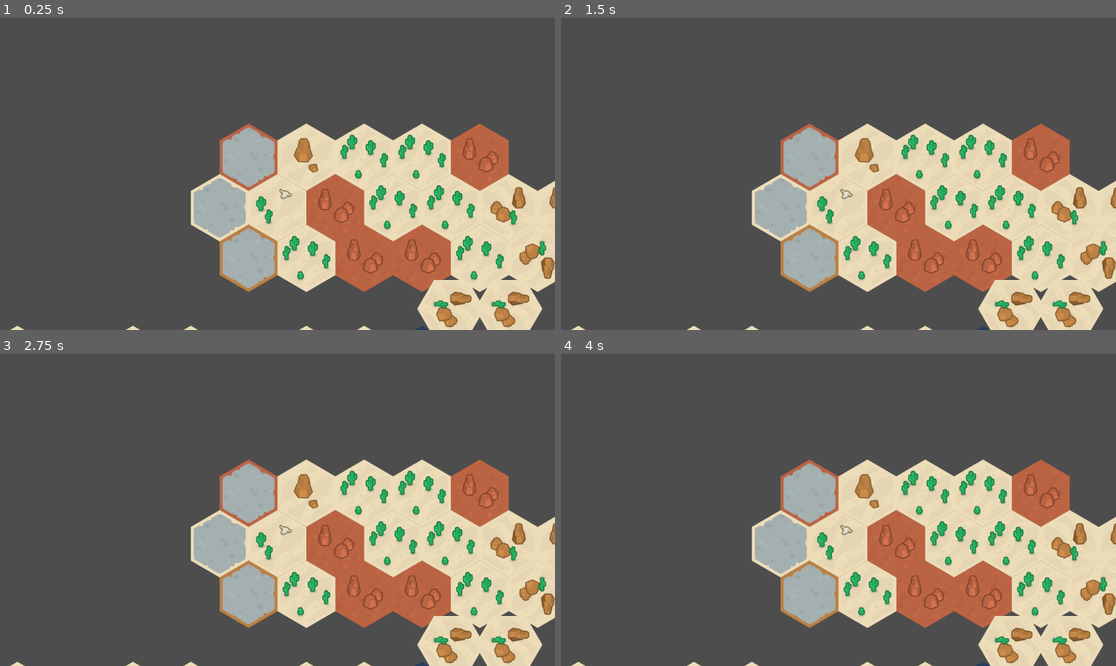
Above: before the commit, frames 1-4 (two rows, left to right).
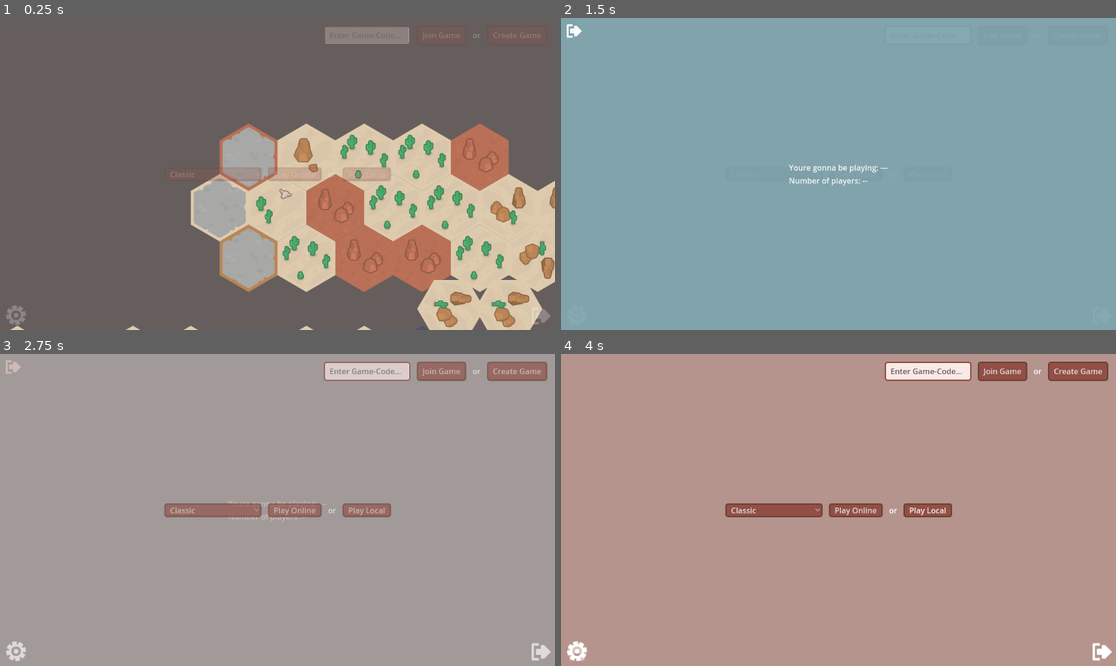
Above: after the commit, the same moments.

Repository: MironFoerster/HexChess
Game: Godot game, scene res://main.tscn
Same seed, same stepped clock (60 frames per second), same inputs: the game is played once before the commit and once after it.
Inputs (mouse positions are in pixels of both pictures, inside the frame that each line leads up to):
- Up to frame 1 (0.25 s): no input
- Up to frame 2 (1.5 s): click (1005, 36) at 0.5 s, where only the run after the commit has a clickable "Join Game"; click (771, 174) at 1.25 s, where only the run after the commit has a clickable "Classic"
- Up to frame 3 (2.75 s): click (11, 366) at 2.02 s
- Up to frame 4 (4 s): click (771, 510) at 2.75 s, where only the run after the commit has a clickable "Classic"; click (927, 510) at 3.5 s, where only the run after the commit has a clickable "Play Local"

The runs differ from the first frame. In frame 1, 70% of the frame differs, in the area x 0-100%, y 0-100%; in frame 2, 100%; in frame 3, 96%; in frame 4, 100%.
Error before the commit: Parse Error: Identifier "GlobalNetworking" not declared in the current scope. (res://scripts/ui/home_page.gd:26)

Commit message:
way better networking setup

Diff:
--- a/project.godot
+++ b/project.godot
@@ -17,6 +17,7 @@
 [autoload]
 
 GlobalAudio="*res://scripts/autoloads/global_audio.gd"
+GlobalNetworking="*res://scripts/autoloads/global_networking.gd"
 
 [input]
 
--- /dev/null
+++ b/scripts/autoloads/global_networking.gd
@@ -0,0 +1,140 @@
+extends Node
+
+# players relevant to the server
+var connected_players: Array[PlayerData] = [PlayerData.new(3, "bob")]
+#{
+	#"id": 3,
+	#"nickname": "bob"
+#}
+
+# players relevant to the client
+var joined_players: Array[PlayerData] = [PlayerData.new(3, "bob")]
+
+var sessions: Array[SessionData] = [SessionData.new("Session2", "private", 4, [3,4,5,6], "123456")]
+#{
+	#"node_name": "Session2",
+	#"type": "private", # / "public"
+	#"admin_id": 4,
+	#"player_ids": [3,4,5,6],
+	#"game_code": "123456",
+#}
+
+# These signals can be connected to by a UI lobby scene or the game scene.
+signal player_connected(peer_id, player_info)
+signal player_disconnected(peer_id)
+signal server_disconnected
+
+var server_ip = "172.20.32.1"
+var port = 3000
+var max_connected_players = 20
+
+
+var _connect_success_callback = null
+var _connect_failure_callback = null
+
+# Called when the node enters the scene tree for the first time.
+func _ready() -> void:
+	# signals for server and clients
+	multiplayer.peer_connected.connect(_on_player_connected)
+	multiplayer.peer_disconnected.connect(_on_player_disconnected)
+	# signals only for clients
+	multiplayer.connected_to_server.connect(_on_connect_success)
+	multiplayer.connection_failed.connect(_on_connect_failure)
+	multiplayer.server_disconnected.connect(_on_server_disconnected)
+
+func start_server():
+	var peer = ENetMultiplayerPeer.new()
+	peer.set_bind_ip("0.0.0.0")
+	var err = peer.create_server(port, max_connected_players)
+	if err != OK:
+		print("Failed to start server: %d" % err)
+		return
+	multiplayer.multiplayer_peer = peer
+	print("Server started on port %d" % port)
+
+
+func connect_to_server(ip, port, on_success: Callable, on_failure: Callable):
+	var peer = ENetMultiplayerPeer.new()
+	var err = peer.create_client(server_ip, port)
+	if err != OK:
+		push_error("Failed to create client: %d" % err)
+		return
+	print("Connecting to server...")
+	multiplayer.multiplayer_peer = peer
+	_connect_success_callback = on_success
+	_connect_failure_callback = on_failure
+
+func _on_player_connected(id):
+	if multiplayer.is_server():
+		print("A client connected.")
+	else:
+		print("Another player connected.")
+
+func _on_player_disconnected(id):
+	#TODO
+	#players.erase(id)
+	player_disconnected.emit(id)
+
+func _on_connect_success():
+	print("Connected to server!")
+	if _connect_success_callback:
+		_connect_success_callback.call()
+		_connect_success_callback = null
+
+func _on_connect_failure():
+	print("Failed to connect to server")
+	if _connect_failure_callback:
+		_connect_failure_callback.call()
+		_connect_failure_callback = null
+
+func _on_server_disconnected():
+	multiplayer.multiplayer_peer = null
+	joined_players.clear()
+	server_disconnected.emit()
+
+
+func check_join_code(code: String):
+	_check_join_code.rpc_id(1, code)
+
+@rpc("any_peer", "call_remote", "reliable")
+func _check_join_code(code: String):
+	for session in sessions:
+		if code == session.game_code:
+			_player_joined.rpc(connected_players.find(func(p): return p.id == multiplayer.get_remote_sender_id()))
+	#multiplayer.get_remote_sender_id()
+
+@rpc("any_peer", "call_remote", "reliable")
+func _player_joined(player: PlayerData):
+	#TODO handle self sifferently than others
+	joined_players.append(player)
+
+
+
+
+
+## LEFTOVERS ##
+
+#@rpc("any_peer", "reliable")
+#func _register_player(new_player_info):
+	#var new_player_id = multiplayer.get_remote_sender_id()
+	##players[new_player_id] = new_player_info
+	#player_connected.emit(new_player_id, new_player_info)
+#
+#func send_move(move_data: Dictionary) -> void:
+	#if current_turn != player_id:
+		#print("Not your turn!")
+		#return
+	#rpc_id(1, "make_move", player_id, move_data)
+#
+#@rpc("call_remote")
+#func update_state(new_state: Dictionary) -> void:
+	#game_state = new_state
+	#print("Game state updated: %s" % str(game_state))
+#
+#@rpc("call_remote")
+#func update_turn(turn_player_id: int) -> void:
+	#current_turn = turn_player_id
+	#if current_turn == player_id:
+		#print("Your turn!")
+	#else:
+		#print("Player %d's turn" % current_turn)
--- a/scripts/main.gd
+++ b/scripts/main.gd
@@ -1,126 +1,9 @@
 extends Node
-
-# These signals can be connected to by a UI lobby scene or the game scene.
-signal player_connected(peer_id, player_info)
-signal player_disconnected(peer_id)
-signal server_disconnected
-
-var server_ip = "172.20.32.1"
-var port = 3000
-var max_players = 2
-var player_id = -1
-var current_turn = -1
-var game_state = {}
-
-@export var TileScene: PackedScene
-var map_radius: int = 5
-
 
 # Called when the node enters the scene tree for the first time.
 func _ready() -> void:
-	# signals for server and clients
-	multiplayer.peer_connected.connect(_on_player_connected)
-	multiplayer.peer_disconnected.connect(_on_player_disconnected)
-	# signals only for clients
-	multiplayer.connected_to_server.connect(_on_connected)
-	multiplayer.connection_failed.connect(_on_connection_failed)
-	multiplayer.server_disconnected.connect(_on_server_disconnected)
-
 	if OS.has_feature("server") or "--server" in OS.get_cmdline_args():  # or check CLI args
-		_start_server()
+		GlobalNetworking.start_server()
 	else:
 		pass
 		#start intro sequence
-
-func _start_server():
-	var peer = ENetMultiplayerPeer.new()
-	peer.set_bind_ip("0.0.0.0")
-	var err = peer.create_server(port, max_players)
-	if err != OK:
-		print("Failed to start server: %d" % err)
-		return
-	multiplayer.multiplayer_peer = peer
-	print("Server started on port %d" % port)
-
-
-@rpc("any_peer", "reliable")
-func _register_player(new_player_info):
-	var new_player_id = multiplayer.get_remote_sender_id()
-	#players[new_player_id] = new_player_info
-	player_connected.emit(new_player_id, new_player_info)
-
-
-func _on_player_connected(id):
-	if multiplayer.is_server():
-		print("A client connected.")
-
-func _on_player_disconnected(id):
-	#players.erase(id)
-	player_disconnected.emit(id)
-
-func _on_connected():
-	print("Connected to server!")
-	player_id = multiplayer.get_unique_id()
-	#rpc_id(1, "register_player", player_id)  # Server peer ID is 1
-
-func _on_connection_failed():
-	print("Failed to connect to server")
-
-func _on_server_disconnected():
-	multiplayer.multiplayer_peer = null
-	#players.clear()
-	server_disconnected.emit()
-
-func send_move(move_data: Dictionary) -> void:
-	if current_turn != player_id:
-		print("Not your turn!")
-		return
-	rpc_id(1, "make_move", player_id, move_data)
-
-@rpc("call_remote")
-func update_state(new_state: Dictionary) -> void:
-	game_state = new_state
-	print("Game state updated: %s" % str(game_state))
-
-@rpc("call_remote")
-func update_turn(turn_player_id: int) -> void:
-	current_turn = turn_player_id
-	if current_turn == player_id:
-		print("Your turn!")
-	else:
-		print("Player %d's turn" % current_turn)
-
-
-func ripple (tile: Node3D) -> void:
-	for distance in range(map_radius*2 +1):
-		for t in $Tiles.get_children():
-			if t.coordinates.distance_to(tile.coordinates) == distance:
-				t.toggle_highlight()
-				#t.get_node("AnimationPlayer").play("bump")
-		await get_tree().create_timer(0.06).timeout
-
-func generate_map(radius: int):
-	if TileScene:
-		for q in range(-radius, radius+1):
-			for r in range(-radius, radius+1):
-				for s in range(-radius, radius+1):
-					if q + r + s == 0:
-						var tile_instance = TileScene.instantiate()
-						tile_instance.call_deferred("set_name", "Tile")
-						$Tiles.add_child(tile_instance)
-						tile_instance.initialize(CubeCoordinates.new(q, r, s))
-	else:
-		print("Tile scene is not assigned!")
-
-# Called every frame. 'delta' is the elapsed time since the previous frame.
-func _process(delta: float) -> void:
-	pass
-
-func _on_connect_to_server_button_pressed() -> void:
-	var peer = ENetMultiplayerPeer.new()
-	var err = peer.create_client(server_ip, port)
-	if err != OK:
-		push_error("Failed to start server: %d" % err)
-		return
-	multiplayer.multiplayer_peer = peer
-	print("Connecting to server...")
